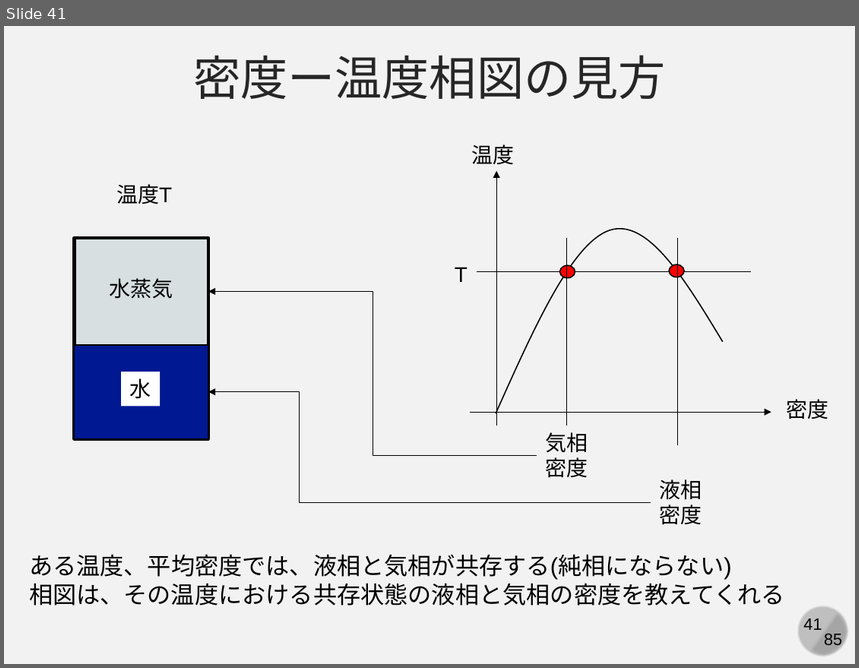
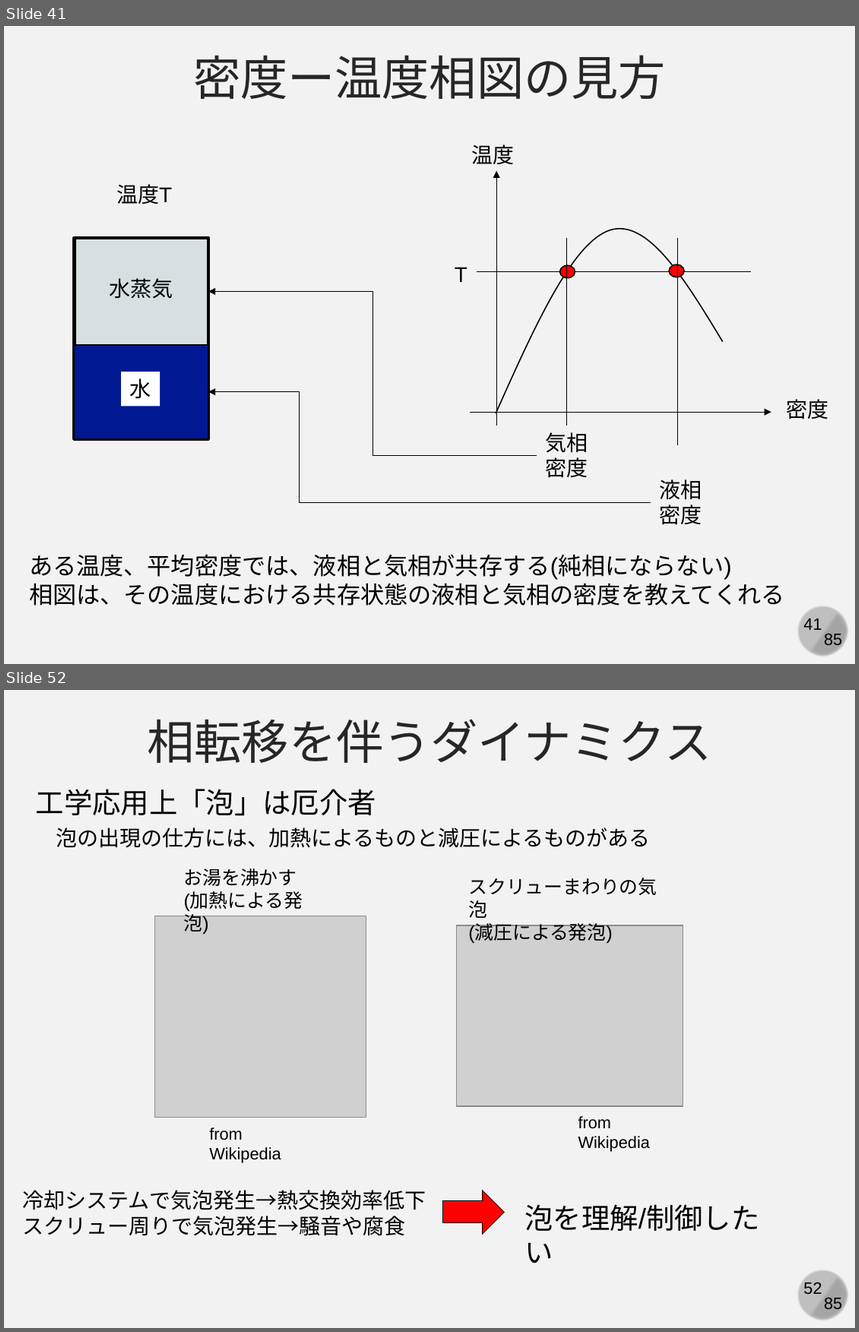
Before and after one commit to kaityo256/yamagata2022, a slide deck: 05_md_advanced/yamagata05.pptx. Shown one above the other, each under a label of ours: slide 41 before the commit, slides 41 and 52 after it; the slides between them are not shown. The pictures are 859x668 and 859x1332 pixels, drawn with LibreOffice and Linux fonts; fonts in the diff are those of the drawing; grey boxes stand for pictures. Boxes give left, top, right and bottom in pixels: in the first picture for what was removed or moved away, otherwise in the second. Text is boxed around its words. In the diff, an @@ line names an element or a change of style, - is before the commit and + after.

```diff
--- a/05_md_advanced/yamagata05.pptx
+++ b/05_md_advanced/yamagata05.pptx
@@ slide 52 added at (4, 690, 855, 1328), background #F2F2F2; not listed: 4 template elements that a slide beside it also shows @@
@@ text added at (148, 719, 712, 763), 40 pt, text #262626 @@
+相転移を伴うダイナミクス
@@ text added at (36, 789, 376, 816), 24 pt, text #000000 @@
+工学応用上「泡」は厄介者
@@ text added at (56, 828, 650, 848), 18 pt, text #000000 @@
+泡の出現の仕方には、加熱によるものと減圧によるものがある
@@ text added at (184, 869, 303, 911), 16 pt, text #000000 @@
+お湯を沸かす
+(加熱による発泡)
@@ text added at (468, 878, 657, 943), 16 pt, text #000000 @@
+スクリューまわりの気泡
+(減圧による発泡)
@@ picture added at (154, 916, 366, 1118) @@
@@ picture added at (456, 926, 683, 1107) @@
@@ text added at (579, 1116, 650, 1152), 14 pt, text #000000 @@
+from Wikipedia
@@ text added at (209, 1128, 281, 1163), 14 pt, text #000000 @@
+from Wikipedia
@@ text added at (22, 1190, 426, 1236), 18 pt, text #000000 @@
+冷却システムで気泡発生→熱交換効率低下
+スクリュー周りで気泡発生→騒音や腐食
@@ right arrow added at (443, 1191, 505, 1235), fill #FF0000, outline #000000 0.75 pt @@
@@ text added at (525, 1205, 760, 1264), 24 pt, text #000000 @@
+泡を理解/制御したい
```
Also in this commit, not shown: 1 slide changed, 17 other slides added, 1 slide removed.
